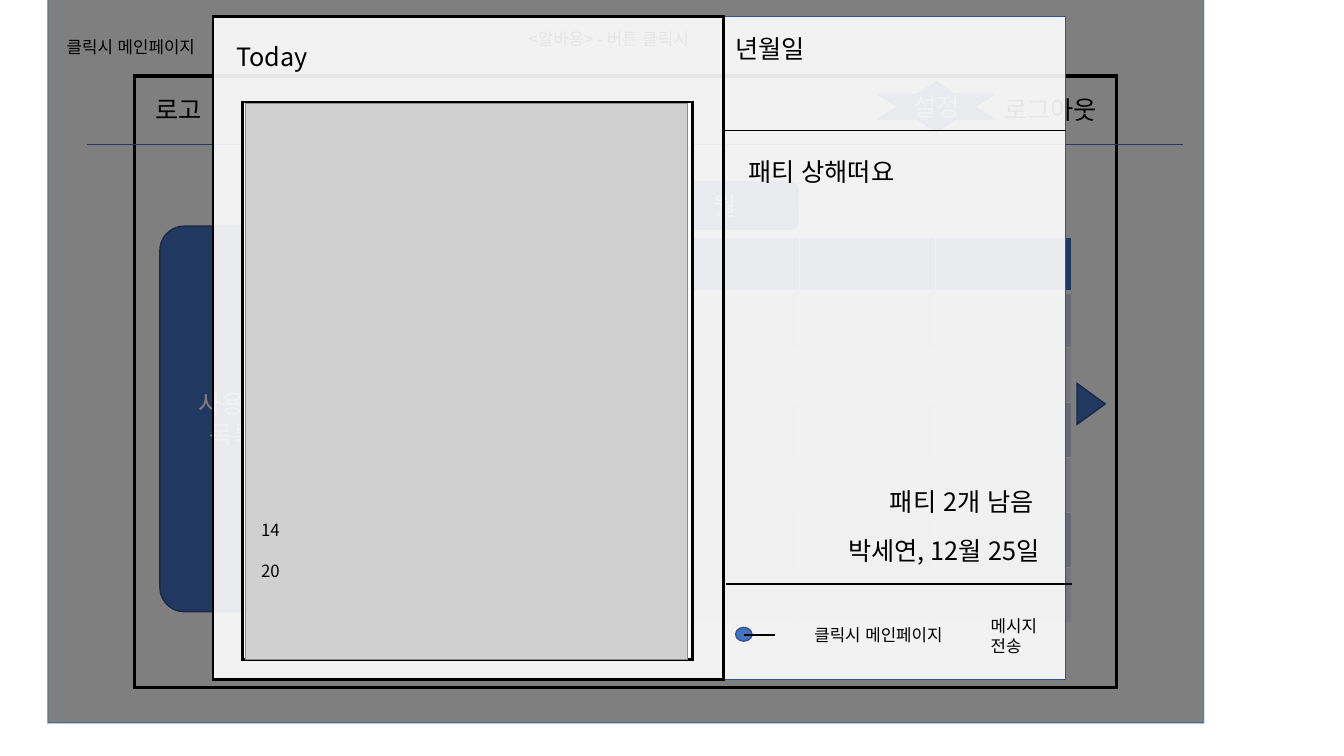
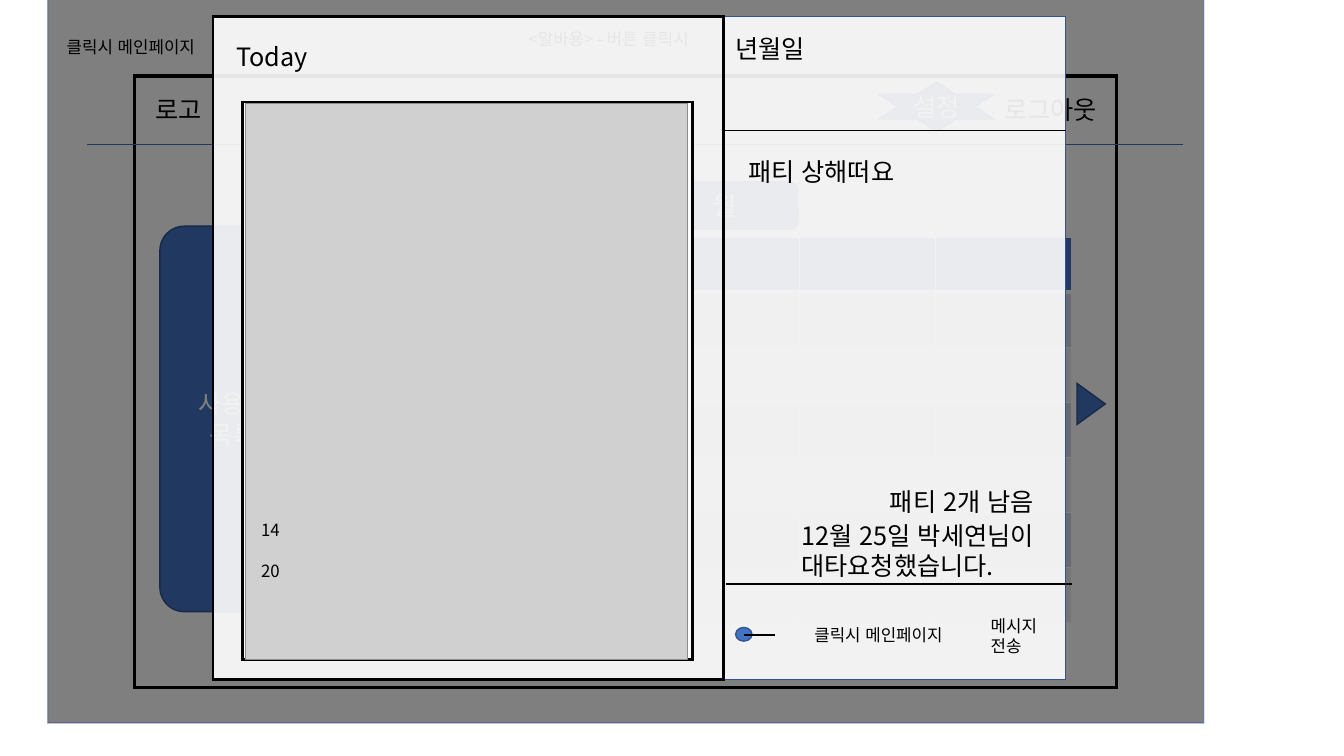
Before and after one commit to supersfel/ArbeitDiary, a slide deck: slide 10 of 화면.pptx (slide 8 before the commit). Drawn at 1344x756 pixels with LibreOffice and Linux fonts; fonts in the diff are those of the drawing; grey boxes stand for pictures. Boxes give left, top, right and bottom in pixels: in the first picture for what was removed or moved away, otherwise in the second. Text is boxed around its words. In the diff, an @@ line names an element or a change of style, - is before the commit and + after.

```diff
--- a/화면.pptx
+++ b/화면.pptx
@@ text at box(801, 524, 1034, 577): text changed @@
-박세연, 12월 25일
+12월 25일 박세연님이 대타요청했습니다.
```
Also in this commit, not shown: 4 other slides changed, 4 slides added.
